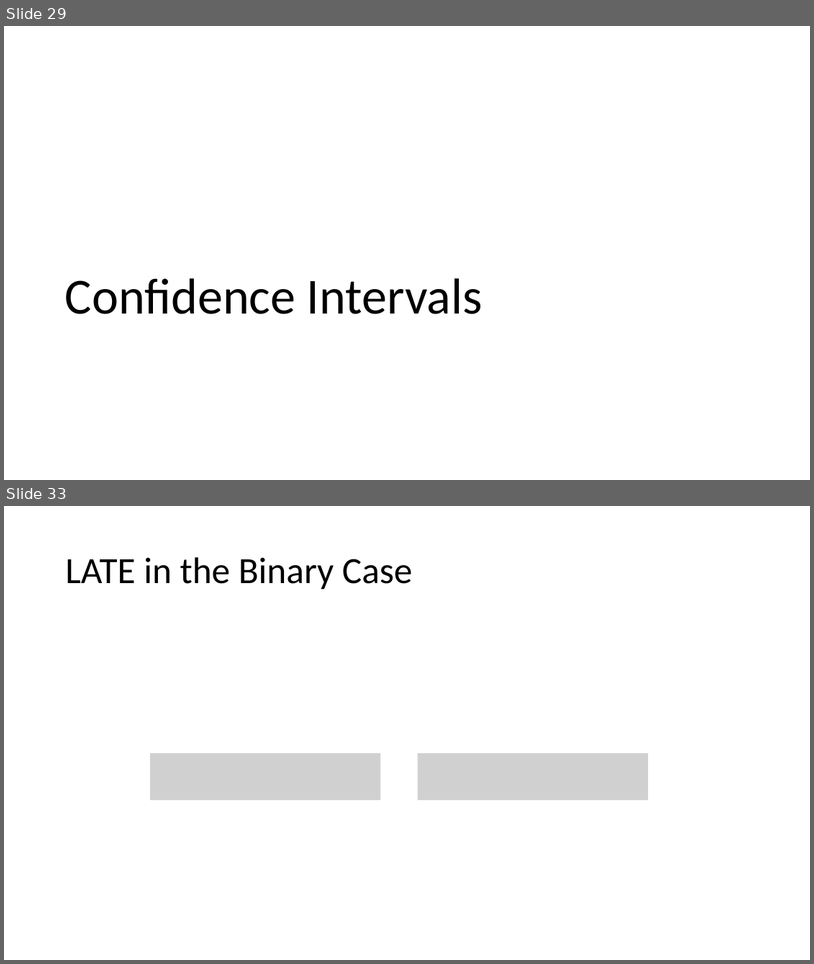
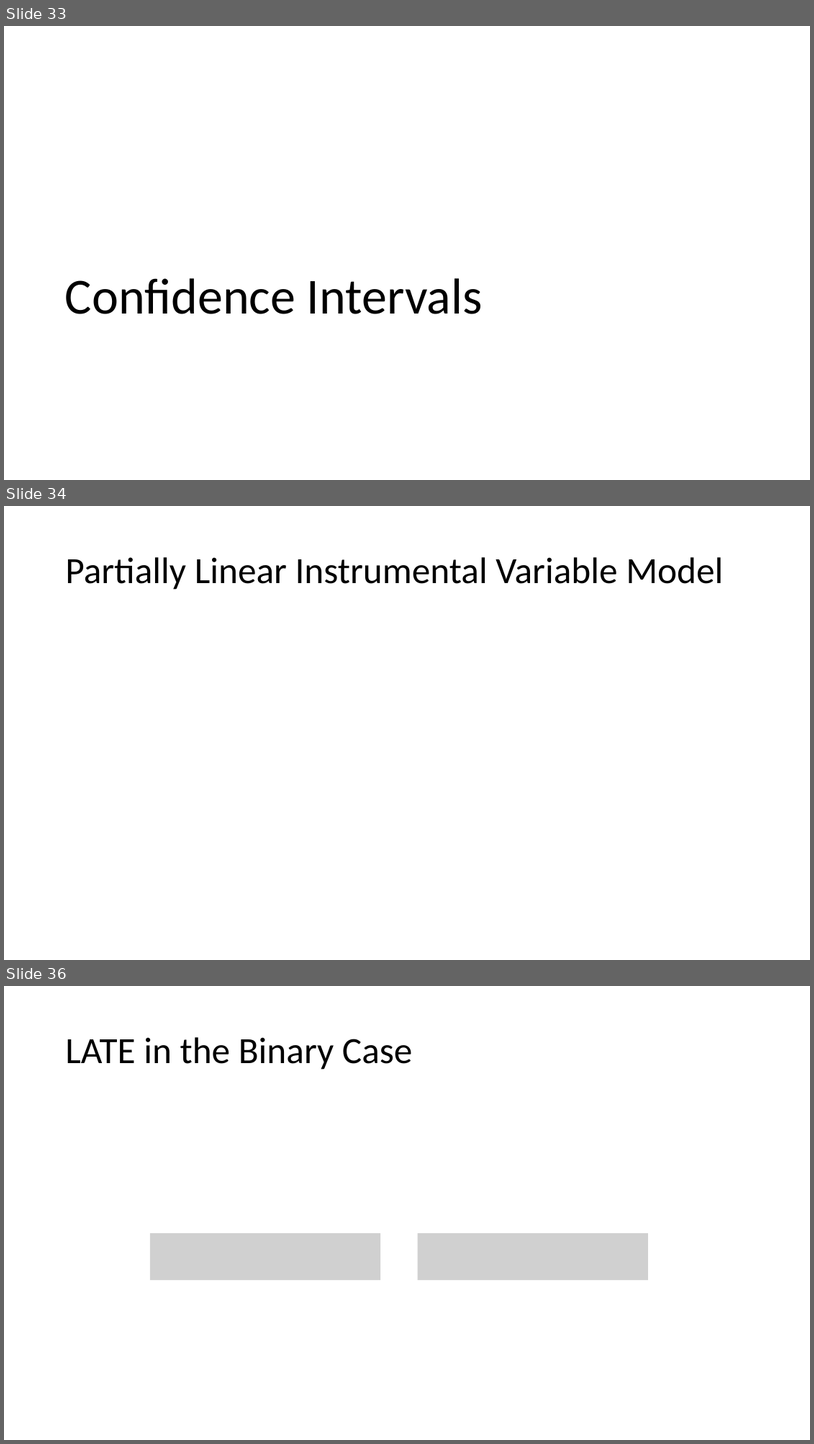
Before and after one commit to stanford-msande228/winter24, a slide deck: assets/presentations/MSANDE228_Lecture15_Unobserved_Confounding_and_Instruments.pptx. Shown one above the other, each under a label of ours: slides 29 and 33 before the commit, slides 33, 34 and 36 after it; the slides between them are not shown. The pictures are 814x964 and 814x1444 pixels, drawn with LibreOffice and Linux fonts; fonts in the diff are those of the drawing; grey boxes stand for pictures. Boxes give left, top, right and bottom in pixels: in the first picture for what was removed or moved away, otherwise in the second. Text is boxed around its words. In the diff, an @@ line names an element or a change of style, - is before the commit and + after.

```diff
--- a/assets/presentations/MSANDE228_Lecture15_Unobserved_Confounding_and_Instruments.pptx
+++ b/assets/presentations/MSANDE228_Lecture15_Unobserved_Confounding_and_Instruments.pptx
@@ slide 34 added at <box>4,506,810,960</box>, background #FFFFFF @@
@@ title added at <box>65,557,723,590</box>, 44 pt, text #000000 @@
+Partially Linear Instrumental Variable Model
@@ what was slide 29 is now slide 33 @@
@@ what was slide 33 is now slide 36 @@
```
Also in this commit, not shown: 1 slide changed, 4 other slides added, 1 slide removed.
